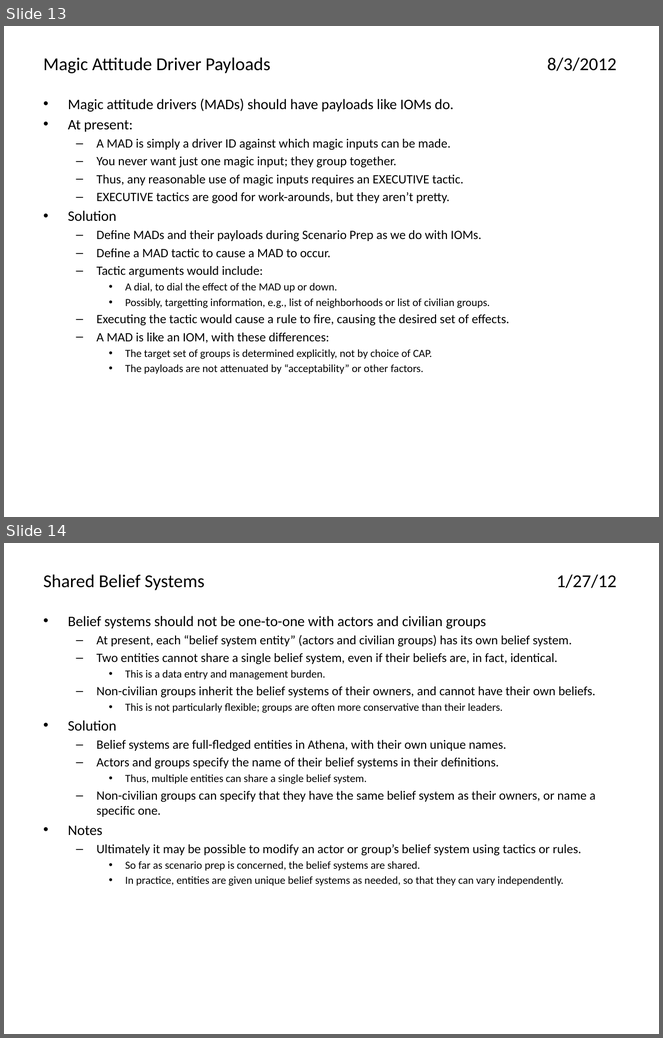
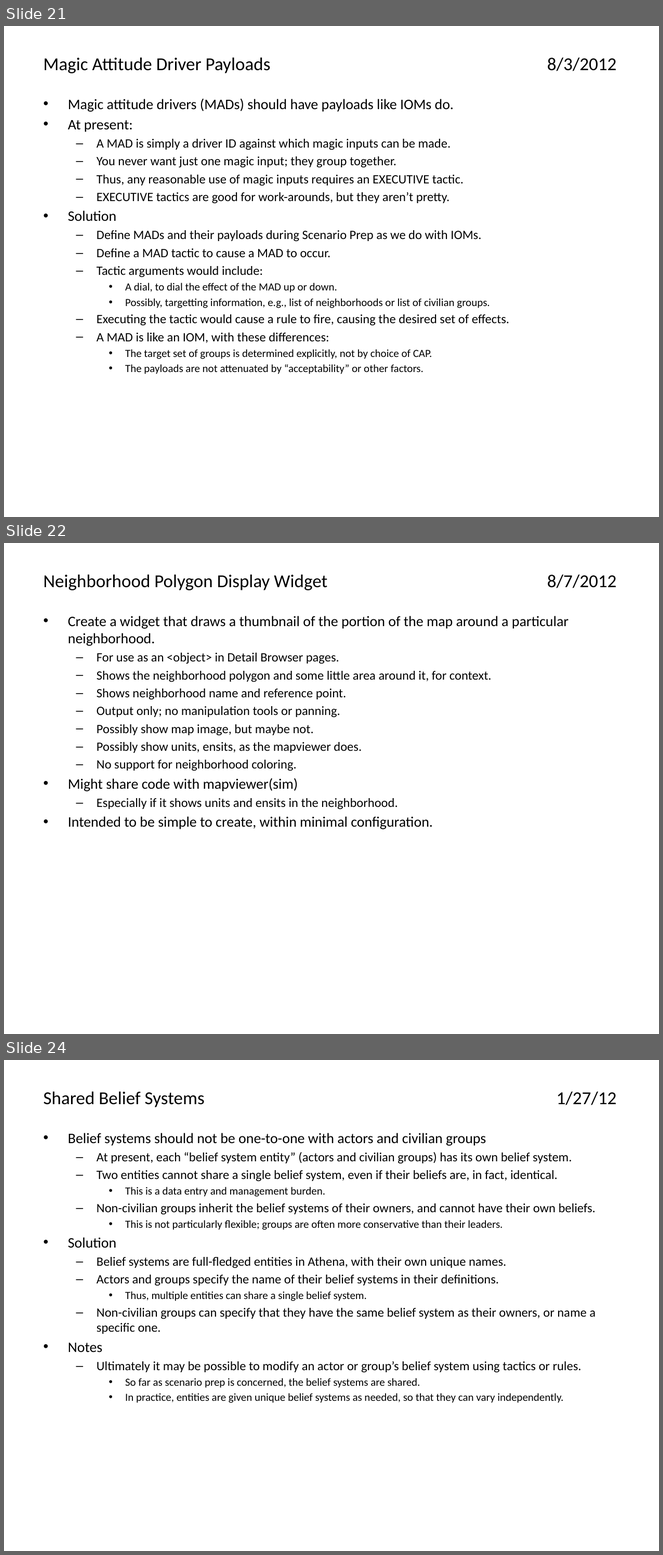
Before and after one commit to AthenaModel/athena-legacy, a slide deck: docs/dev/ideas.pptx. Shown one above the other, each under a label of ours: slides 13 and 14 before the commit, slides 21, 22 and 24 after it; the slides between them are not shown. The pictures are 663x1038 and 663x1555 pixels, drawn with LibreOffice and Linux fonts; fonts in the diff are those of the drawing. Boxes give left, top, right and bottom in pixels: in the first picture for what was removed or moved away, otherwise in the second. Text is boxed around its words. In the diff, an @@ line names an element or a change of style, - is before the commit and + after.

```diff
--- a/docs/dev/ideas.pptx
+++ b/docs/dev/ideas.pptx
@@ slide 22 added at bbox=[4, 543, 659, 1034], background #FFFFFF @@
@@ title added at bbox=[44, 574, 617, 590], 20 pt, text #000000 @@
+Neighborhood Polygon Display Widget 8/7/2012
@@ text added at bbox=[68, 616, 569, 830], 14 pt, text #000000 @@
+• Create a widget that draws a thumbnail of the portion of the map around a particular neighborhood.
+  – For use as an <object> in Detail Browser pages.
+  – Shows the neighborhood polygon and some little area around it, for context.
+  – Shows neighborhood name and reference point.
+  – Output only; no manipulation tools or panning.
+  – Possibly show map image, but maybe not.
+  – Possibly show units, ensits, as the mapviewer does.
+  – No support for neighborhood coloring.
+• Might share code with mapviewer(sim)
+  – Especially if it shows units and ensits in the neighborhood.
+• Intended to be simple to create, within minimal configuration.
@@ what was slide 13 is now slide 21 @@
@@ what was slide 14 is now slide 24 @@
```
Also in this commit, not shown: 9 slides changed, 10 other slides added.
